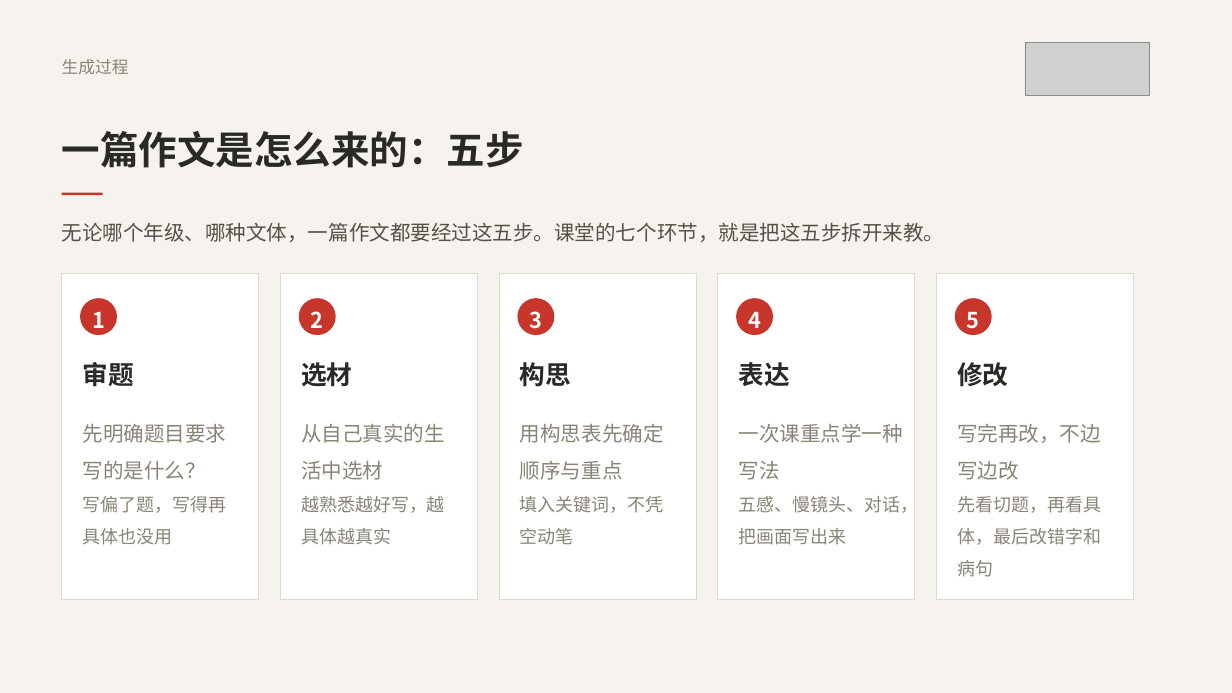
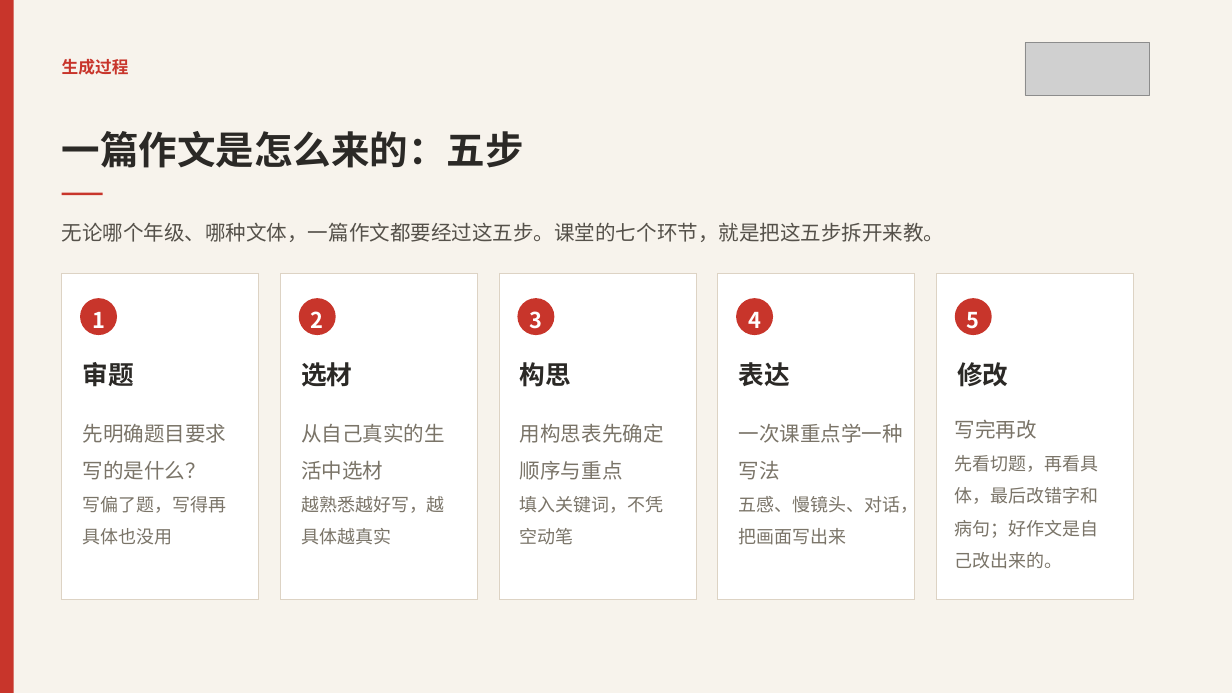
Before and after one commit to wuwenjia6498/laojohn-lesson-plan, a slide deck: slide 12 of 写作课相关宣传文件/国庆后宣讲/2-同步写作课程完整介绍.pptx. Drawn at 1232x693 pixels with LibreOffice and Linux fonts; fonts in the diff are those of the drawing; grey boxes stand for pictures. Boxes give left, top, right and bottom in pixels: in the first picture for what was removed or moved away, otherwise in the second. Text is boxed around its words. In the diff, an @@ line names an element or a change of style, - is before the commit and + after.

```diff
--- a/写作课相关宣传文件/国庆后宣讲/2-同步写作课程完整介绍.pptx
+++ b/写作课相关宣传文件/国庆后宣讲/2-同步写作课程完整介绍.pptx
@@ background #F6F3EE to #F7F3EC @@
@@ rectangle added at [0, 0, 14, 693], fill #C8352B @@
@@ text "生成过程" at [62, 59, 129, 75]: text colour #8A8477 to #C8352B, bold on @@
@@ outline #DFD9CE 0.75 pt to #DDD3C4 0.75 pt in 5 elements at [62, 274, 259, 599], [280, 274, 477, 599], [499, 274, 696, 599], [718, 274, 915, 599], [936, 274, 1133, 599] @@
@@ text colour #8A8477 to #7A7468 in 4 elements at [83, 424, 227, 545], [301, 424, 445, 545], [520, 424, 664, 545], [739, 424, 919, 545] @@
@@ text at [955, 420, 1099, 569]: text changed; text colour #8A8477 to #7A7468 @@
-写完再改，不边写边改
-先看切题，再看具体，最后改错字和病句
+写完再改
+先看切题，再看具体，最后改错字和病句；好作文是自己改出来的。
```
Also in this commit, not shown: 40 other slides changed, 3 other files.
